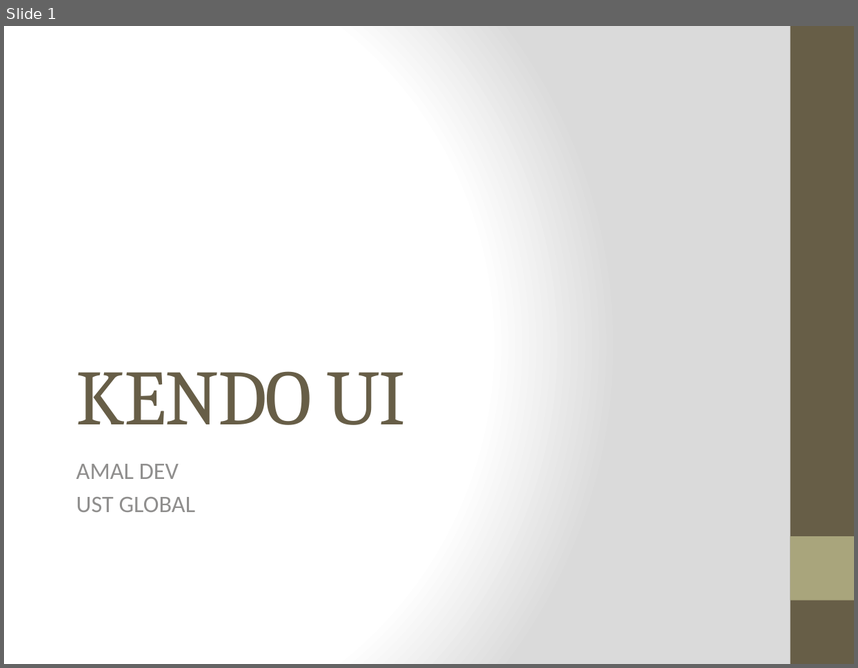
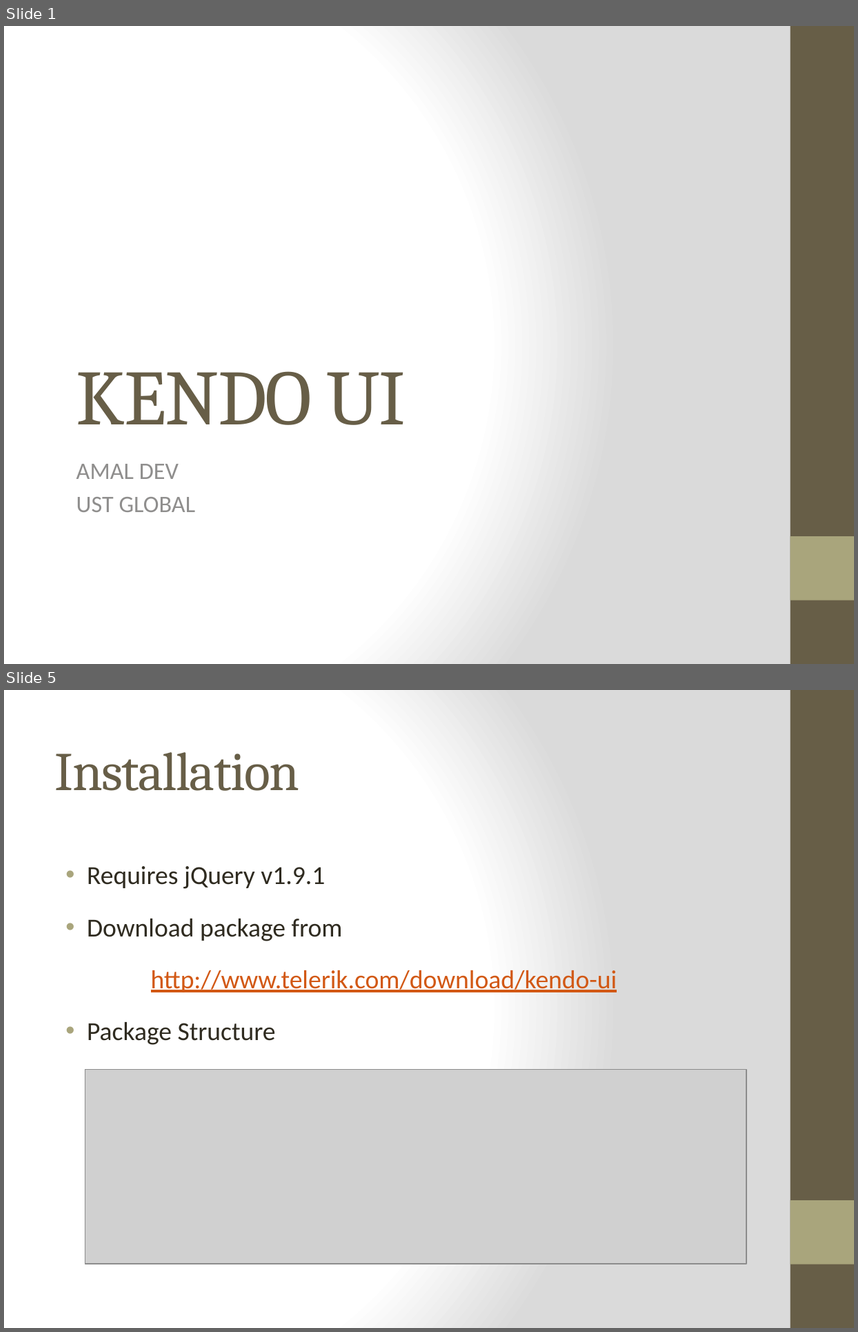
Before and after one commit to amaldevv/kendo-ui, a slide deck: html/Kendo UI.pptx. Shown one above the other, each under a label of ours: slide 1 before the commit, slides 1 and 5 after it; the slides between them are not shown. The pictures are 858x668 and 858x1332 pixels, drawn with LibreOffice and Linux fonts; fonts in the diff are those of the drawing; grey boxes stand for pictures. Boxes give left, top, right and bottom in pixels: in the first picture for what was removed or moved away, otherwise in the second. Text is boxed around its words. In the diff, an @@ line names an element or a change of style, - is before the commit and + after.

```diff
--- a/html/Kendo UI.pptx
+++ b/html/Kendo UI.pptx
@@ slide 5 added at [4,690,854,1328], background gradient #FFFFFF to #DADADA; not listed: 2 template elements that a slide beside it also shows @@
@@ title added at [55,752,299,791], 46 pt, text #675E47 @@
+Installation
@@ text added at [87,866,617,1045], 22 pt, text #2F2B20 @@
+• Requires jQuery v1.9.1
+• Download package from
+http://www.telerik.com/download/kendo-ui
+• Package Structure
@@ picture added at [85,1069,746,1264] @@
```
Also in this commit, not shown: 2 slides changed, 7 other slides added.
